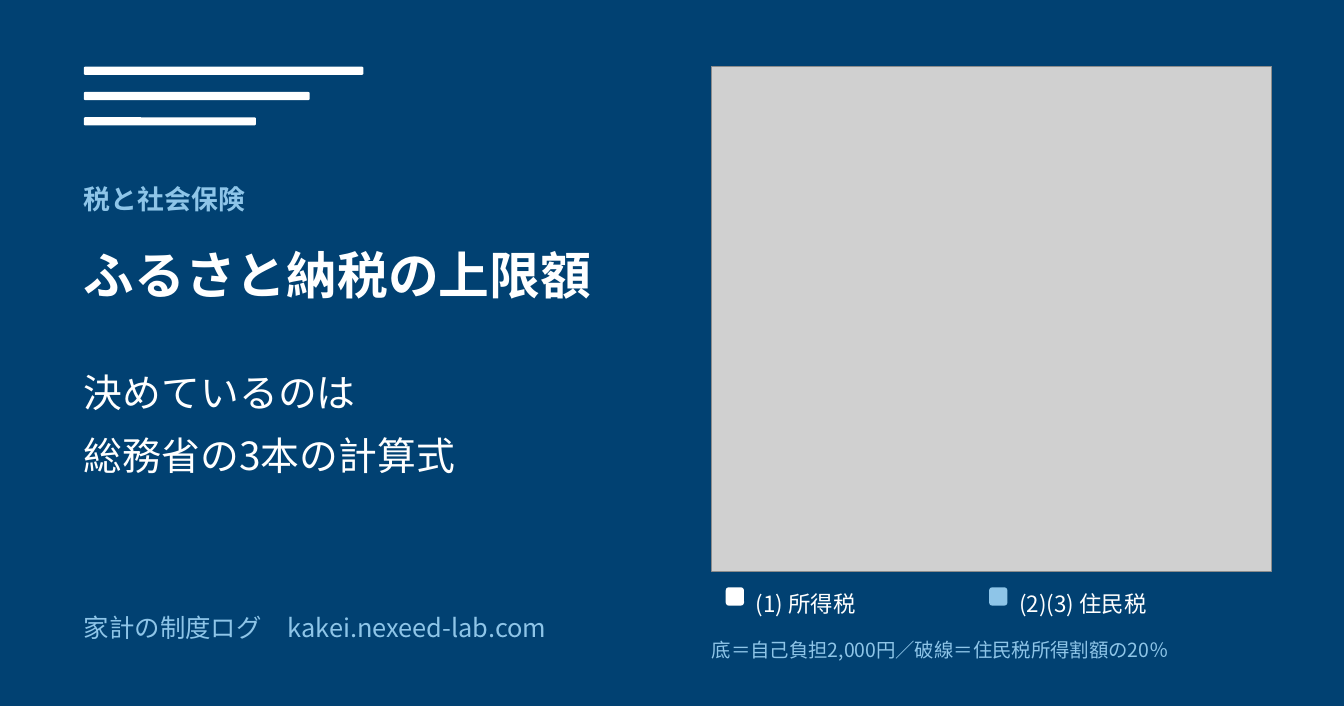
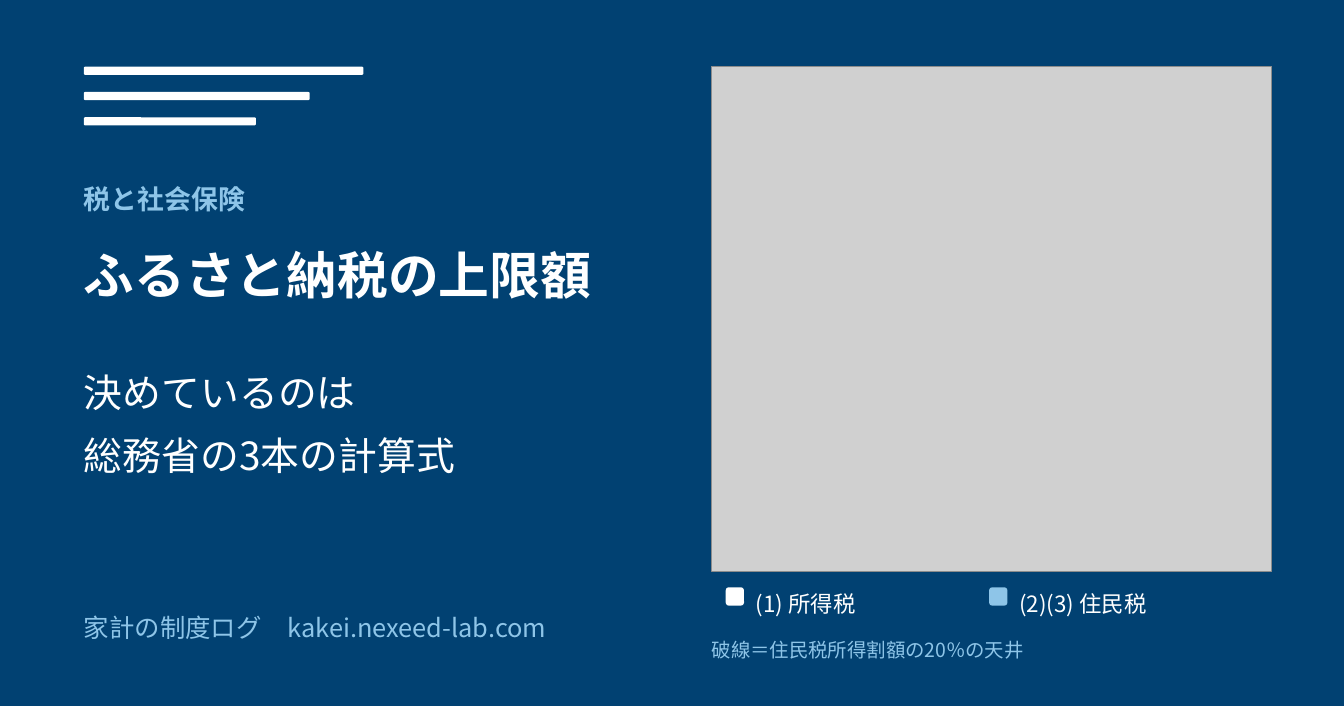
Before and after one commit to oshima0627/kakei, a slide deck: slide 2 of tools/article-images/article-images.pptx. Drawn at 1344x706 pixels with LibreOffice and Linux fonts; fonts in the diff are those of the drawing; grey boxes stand for pictures. Boxes give left, top, right and bottom in pixels: in the first picture for what was removed or moved away, otherwise in the second. Text is boxed around its words. In the diff, an @@ line names an element or a change of style, - is before the commit and + after.

```diff
--- a/tools/article-images/article-images.pptx
+++ b/tools/article-images/article-images.pptx
@@ text at [712, 641, 1024, 659]: text changed @@
-底＝自己負担2,000円／破線＝住民税所得割額の20％
+破線＝住民税所得割額の20％の天井
```
Also in this commit, not shown: 1 other slide changed, 7 other files.
